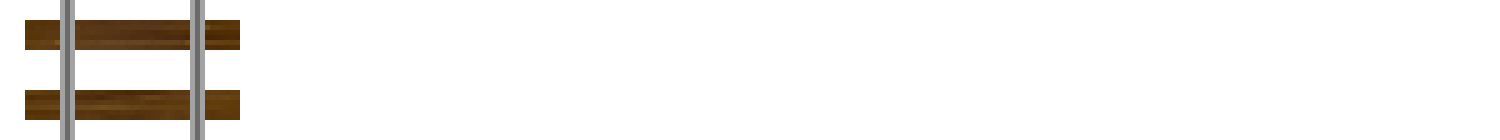
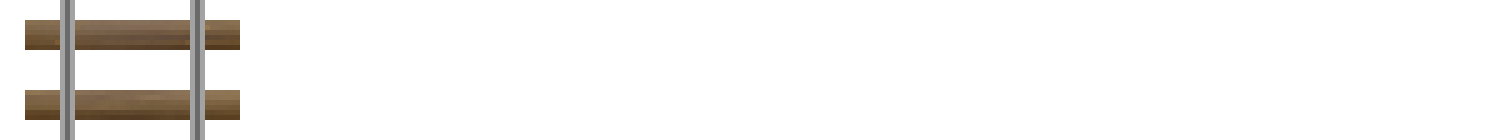
Before/after of a 1500 × 140 layered artwork. What changed in the layer stack:
renamed "Layer 2" to "Layer 4 copy", showed it, opacity 27% → 29%, blend vivid light → normal, painted on it over [25, 90, 240, 120]
added layer "Layer 4" (29%) above "tie copy" over [25, 20, 240, 50]
